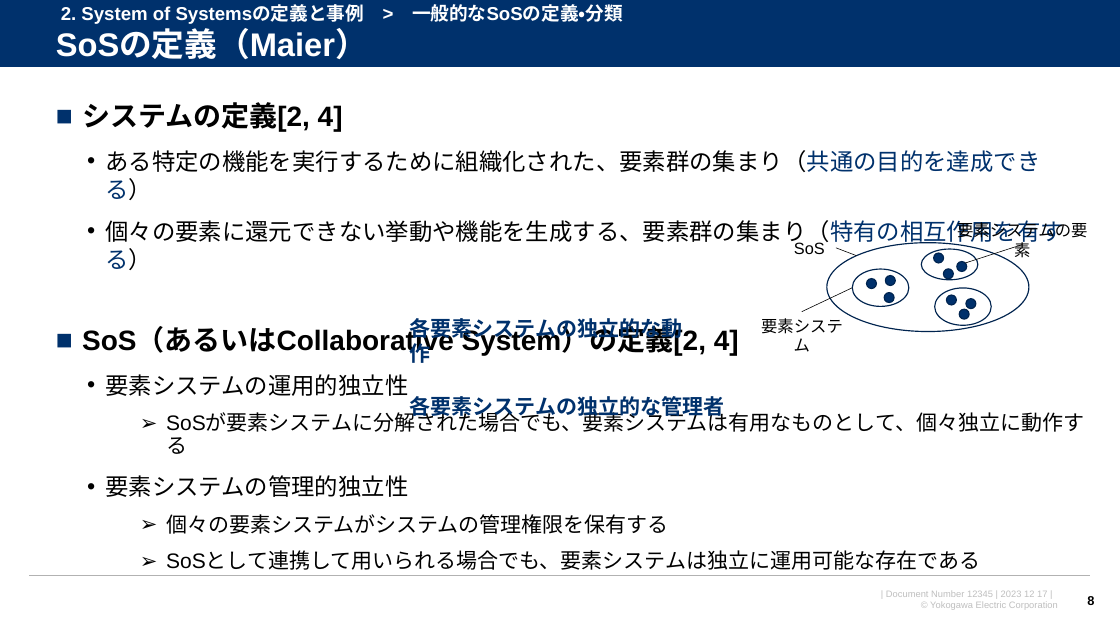
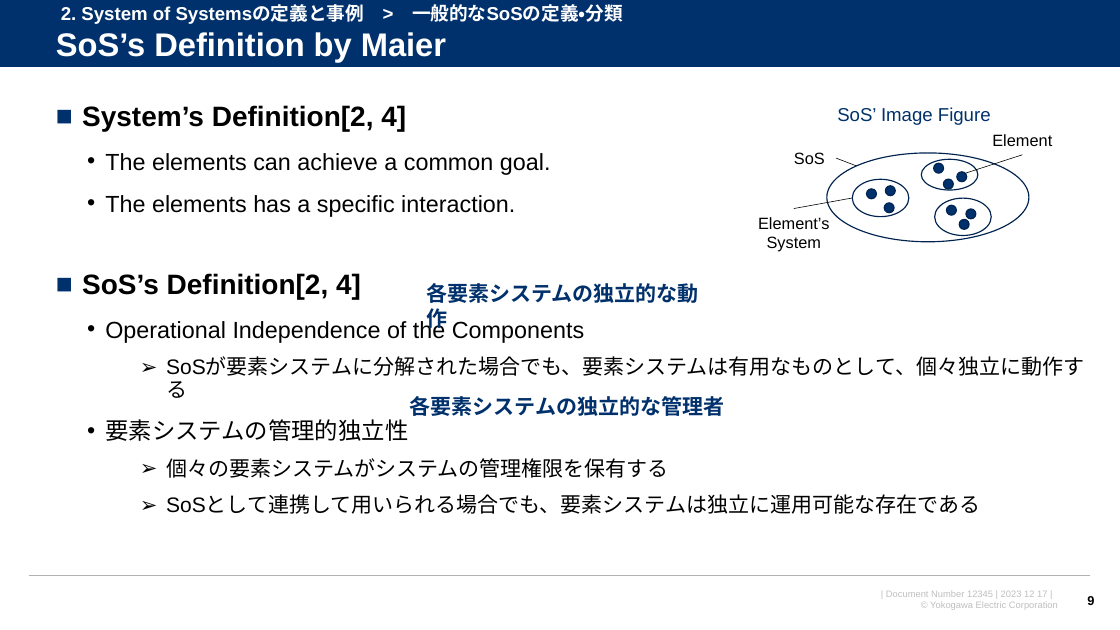
Before and after one commit to watarukumagai-git/opt, a slide deck: slide 9 of SoS/240322_SoS_kumagai.pptx (slide 8 before the commit). Drawn at 1120x630 pixels with LibreOffice and Linux fonts; fonts in the diff are those of the drawing; background and template pictures are left out. Boxes give left, top, right and bottom in pixels: in the first picture for what was removed or moved away, otherwise in the second. Text is boxed around its words. In the diff, an @@ line names an element or a change of style, - is before the commit and + after.

```diff
--- a/SoS/240322_SoS_kumagai.pptx
+++ b/SoS/240322_SoS_kumagai.pptx
@@ title at <box>56,32,446,62</box>: text changed @@
-SoSの定義（Maier）
+SoS’s Definition by Maier
@@ text at <box>82,105,584,343</box>: text changed @@
-■ システムの定義[2, 4]
-  • ある特定の機能を実行するために組織化された、要素群の集まり（共通の目的を達成できる）
-  • 個々の要素に還元できない挙動や機能を生成する、要素群の集まり（特有の相互作用を有する）
-■ SoS（あるいはCollaborative System）の定義[2, 4]
-  • 要素システムの運用的独立性
+■ System’s Definition[2, 4]
+  • The elements can achieve a common goal.
+  • The elements has a specific interaction.
+■ SoS’s Definition[2, 4]
+  • Operational Independence of the Components
@@ text added at <box>837,107,991,125</box>, 16 pt, text #00316C @@
+SoS’ Image Figure
@@ text at <box>992,134,1052,146</box>: text changed @@
-要素システムの要素
+Element
@@ 13 ellipses, 2 lines, 1 text: place and size @@
-13 ellipses, 2 lines, 1 text at <box>794,240,1029,332</box>
+13 ellipses, 2 lines, 1 text at <box>794,152,1029,242</box>
@@ line moved from (802, 312) - (853, 288) to (794, 208) - (853, 198) @@
@@ text at <box>758,217,830,252</box>: text changed @@
-要素システム
+Element’s System
@@ text "各要素システムの独立的な動作" rewrapped from <box>410,315,682,341</box> to <box>426,283,698,303</box> @@
```
Also in this commit, not shown: 4 other slides changed, 4 slides added, 2 slides removed, 1 other file.
